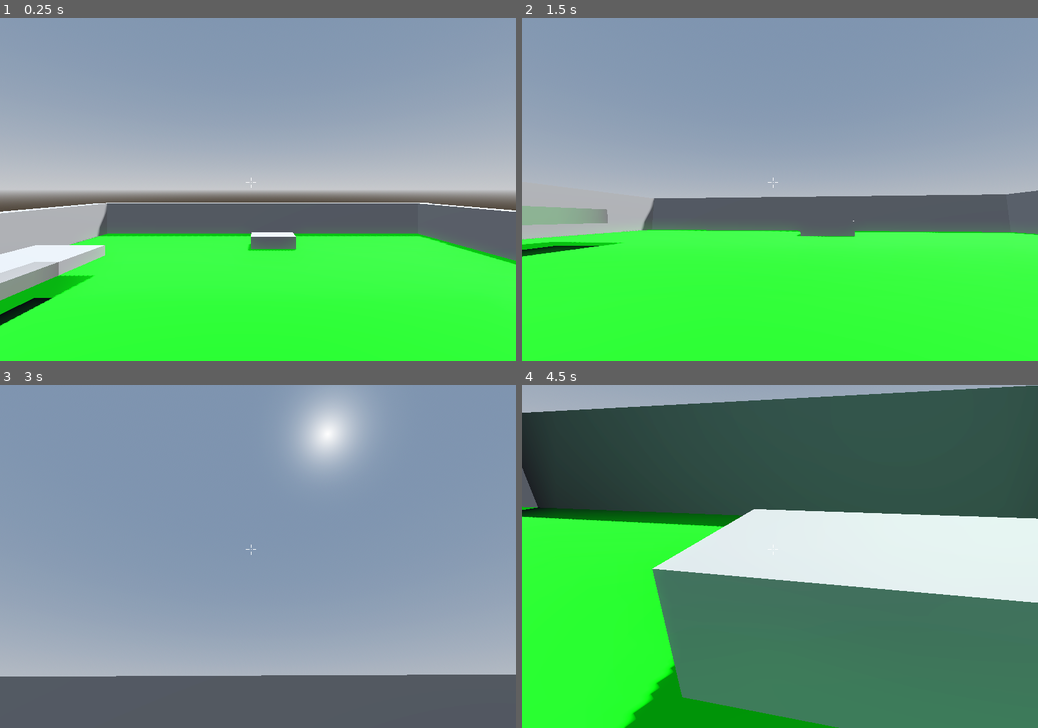
Above: before the commit, frames 1-4 (two rows, left to right).
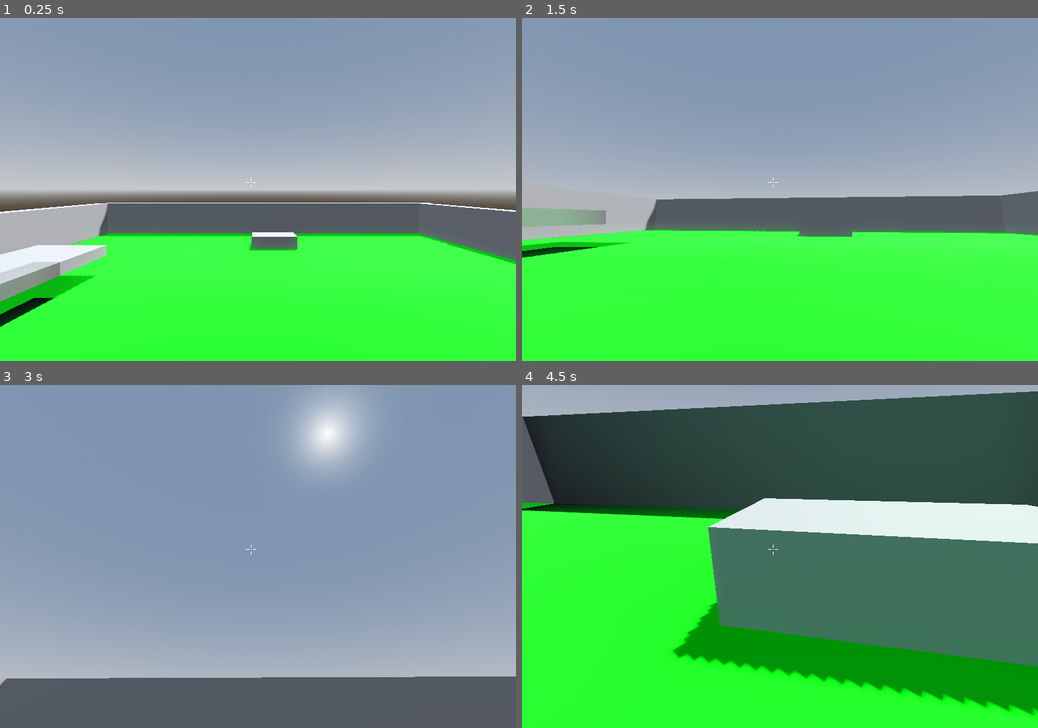
Above: after the commit, the same moments.

Repository: jd-58/FPS-game
Game: Godot game, scene res://Scenes.tscn
Two runs of this game, one before a commit and one after it. Both use one fixed random seed, a clock stepped at 60 frames per second and the inputs below.
Inputs (mouse positions are in pixels of both pictures, inside the frame that each line leads up to):
- Up to frame 1 (0.25 s): no input
- Up to frame 2 (1.5 s): move the mouse to (805, 189) at 0.52 s; hold C (Crouch) 0.53-1.28 s; hold W (Forward) from 0.53 s (still down); tap Space (Jump) at 0.77 s; move the mouse to (754, 189) at 1.27 s; tap C (Crouch) at 1.35 s
- Up to frame 3 (3 s): keep holding W (Forward); tap Space (Jump) at 1.52 s; move the mouse to (268, 549) at 2.02 s; hold C (Crouch) 2.03-2.78 s; move the mouse to (252, 563) at 2.77 s; tap C (Crouch) at 2.85 s
- Up to frame 4 (4.5 s): keep holding W (Forward); tap Space (Jump) at 3.02, 3.77 s; move the mouse to (816, 559) at 3.52 s; hold C (Crouch) 3.53-4.28 s; move the mouse to (738, 553) at 4.27 s; tap C (Crouch) at 4.35 s

The runs differ from the first frame. In frame 1, 0.3% of the frame differs, in the area x 0-100%, y 53-91%; in frame 2, 0.8%; in frame 3, 0.6%; in frame 4, 36%, in the area x 0-100%, y 0-100%.

Commit message:
Added headbob through stateMachine
Added headbob animation that plays back at different speeds depending on how fast the player is moving. Implemented through the state machine

Diff:
--- a/Controllers/player_controller.gd
+++ b/Controllers/player_controller.gd
@@ -21,12 +21,9 @@
 @export_range(5, 10, 0.1) var CROUCH_SPEED : float = 7.0
 @export var CROUCH_SHAPECAST : Node3D
 @export var TOGGLE_CROUCH : bool = true
-#bob variables
-@export var BOB_FREQ : float = 2.4
-@export var BOB_AMP : float = 0.08
-var t_bob = 0.0
+@export var ACCELERATION : float = 0.1
+@export var DECELERATION: float = 0.25
 
-@onready var camera = $CameraController/Camera3D
 
 
 
@@ -105,15 +102,14 @@
 	var input_dir := Input.get_vector("Left", "Right", "Forward", "Backward")
 	var direction := (transform.basis * Vector3(input_dir.x, 0, input_dir.y)).normalized()
 	if direction:
-		velocity.x = direction.x * speed
-		velocity.z = direction.z * speed
+		# Using linear interpolation to smoothly accel and decel
+		velocity.x = lerp(velocity.x, direction.x * speed, ACCELERATION)
+		velocity.z = lerp(velocity.z, direction.z * speed, ACCELERATION)
 	else:
-		velocity.x = move_toward(velocity.x, 0, speed)
-		velocity.z = move_toward(velocity.z, 0, speed)
+		velocity.x = move_toward(velocity.x, 0, DECELERATION)
+		velocity.z = move_toward(velocity.z, 0, DECELERATION)
 
-	# Head bob
-	t_bob += delta * velocity.length() * float(is_on_floor())
-	camera.transform.origin = _headbob(t_bob)
+
 
 	move_and_slide()
 
@@ -153,10 +149,3 @@
 			speed = SPEED_DEFAULT
 		"crouching":
 			speed = SPEED_CROUCH
-
-
-func _headbob(time) -> Vector3:
-	var pos = Vector3.ZERO
-	pos.y = sin(time * BOB_FREQ) * BOB_AMP
-	pos.x = cos(time * BOB_FREQ / 2) * BOB_AMP
-	return pos
--- a/Controllers/player_controller.tscn
+++ b/Controllers/player_controller.tscn
@@ -89,11 +89,83 @@
 "update": 0,
 "values": [Vector3(0, 1.5, 0)]
 }
+tracks/3/type = "bezier"
+tracks/3/imported = false
+tracks/3/enabled = true
+tracks/3/path = NodePath("CameraController:position:x")
+tracks/3/interp = 1
+tracks/3/loop_wrap = true
+tracks/3/keys = {
+"handle_modes": PackedInt32Array(0),
+"points": PackedFloat32Array(0, -0.25, 0, 0.25, 0),
+"times": PackedFloat32Array(0)
+}
+tracks/4/type = "bezier"
+tracks/4/imported = false
+tracks/4/enabled = true
+tracks/4/path = NodePath("CameraController:position:y")
+tracks/4/interp = 1
+tracks/4/loop_wrap = true
+tracks/4/keys = {
+"handle_modes": PackedInt32Array(0),
+"points": PackedFloat32Array(1.5, -0.25, 0, 0.25, 0),
+"times": PackedFloat32Array(0)
+}
+tracks/5/type = "bezier"
+tracks/5/imported = false
+tracks/5/enabled = true
+tracks/5/path = NodePath("CameraController:position:z")
+tracks/5/interp = 1
+tracks/5/loop_wrap = true
+tracks/5/keys = {
+"handle_modes": PackedInt32Array(0),
+"points": PackedFloat32Array(0, -0.25, 0, 0.25, 0),
+"times": PackedFloat32Array(0)
+}
+
+[sub_resource type="Animation" id="Animation_uflpg"]
+resource_name = "Walking"
+length = 2.0
+loop_mode = 1
+tracks/0/type = "bezier"
+tracks/0/imported = false
+tracks/0/enabled = true
+tracks/0/path = NodePath("CameraController:position:x")
+tracks/0/interp = 1
+tracks/0/loop_wrap = true
+tracks/0/keys = {
+"handle_modes": PackedInt32Array(0, 0, 0, 0, 0),
+"points": PackedFloat32Array(0.0150153, -0.25, 0, 0.25, 0, 0, -0.25, 0, 0.25, 0, -0.0148025, -0.25, 0, 0.25, 0, 0.000106385, -0.25, 0, 0.25, 0, 0.0148833, -0.25, 0, 0.25, 0),
+"times": PackedFloat32Array(0, 0.5, 1, 1.5, 2)
+}
+tracks/1/type = "bezier"
+tracks/1/imported = false
+tracks/1/enabled = true
+tracks/1/path = NodePath("CameraController:position:y")
+tracks/1/interp = 1
+tracks/1/loop_wrap = true
+tracks/1/keys = {
+"handle_modes": PackedInt32Array(0, 0, 0, 0, 0),
+"points": PackedFloat32Array(1.5, -0.25, 0, 0.233333, 0.0135698, 1.55479, -0.25, 0, 0.25, 0, 1.5, -0.266667, 0.0174586, 0.233333, 0.0182364, 1.5551, -0.25, 0, 0.25, 0, 1.5, -0.266667, 0.015592, 0.25, 0),
+"times": PackedFloat32Array(0, 0.5, 1, 1.46667, 2)
+}
+tracks/2/type = "bezier"
+tracks/2/imported = false
+tracks/2/enabled = true
+tracks/2/path = NodePath("CameraController:position:z")
+tracks/2/interp = 1
+tracks/2/loop_wrap = true
+tracks/2/keys = {
+"handle_modes": PackedInt32Array(0, 0, 0, 0, 0),
+"points": PackedFloat32Array(0, -0.25, 0, 0.25, 0, 0, -0.266667, 0.000673979, 0.25, 0, 0, -0.25, 0, 0.25, 0, 0, -0.25, 0, 0.25, 0, 0, -0.25, 0, 0.25, 0),
+"times": PackedFloat32Array(0, 0.5, 1, 1.5, 2)
+}
 
 [sub_resource type="AnimationLibrary" id="AnimationLibrary_wo6ts"]
 _data = {
 "Crouch": SubResource("Animation_e6r1h"),
-"RESET": SubResource("Animation_ragnj")
+"RESET": SubResource("Animation_ragnj"),
+"Walking": SubResource("Animation_uflpg")
 }
 
 [sub_resource type="SphereShape3D" id="SphereShape3D_y1xb8"]
@@ -192,10 +264,12 @@
 script = ExtResource("5_i0kuc")
 CURRENT_STATE = NodePath("IdlePlayerState")
 
-[node name="IdlePlayerState" type="Node" parent="PlayerStateMachine"]
+[node name="IdlePlayerState" type="Node" parent="PlayerStateMachine" node_paths=PackedStringArray("ANIMATION")]
 script = ExtResource("6_8djid")
-
-[node name="WalkingPlayerState" type="Node" parent="PlayerStateMachine"]
+ANIMATION = NodePath("../../AnimationPlayer")
+
+[node name="WalkingPlayerState" type="Node" parent="PlayerStateMachine" node_paths=PackedStringArray("ANIMATION")]
 script = ExtResource("7_og5xb")
+ANIMATION = NodePath("../../AnimationPlayer")
 
 [connection signal="animation_started" from="AnimationPlayer" to="." method="_on_animation_player_animation_started"]
--- a/Scripts/IdlePlayerState.gd
+++ b/Scripts/IdlePlayerState.gd
@@ -2,7 +2,12 @@
 
 extends State
 
+@export var ANIMATION: AnimationPlayer
+
+func enter() -> void:
+	ANIMATION.pause()
+
 
 func update(delta):
-	if Global.player.velocity.length() > 0.0:
+	if Global.player.velocity.length() > 0.0 and Global.player.is_on_floor():
 		transition.emit("WalkingPlayerState")
--- a/Scripts/WalkingPlayerState.gd
+++ b/Scripts/WalkingPlayerState.gd
@@ -2,6 +2,11 @@
 
 extends State
 
+@export var ANIMATION: AnimationPlayer
+
+func enter() -> void:
+	ANIMATION.play("Walking",-1.0,1.0)
+
 func update(delta):
 	if Global.player.velocity.length() == 0.0:
 		transition.emit("IdlePlayerState")
Not shown: 1 places in Controllers/player_controller.tscn that only renumber resources
